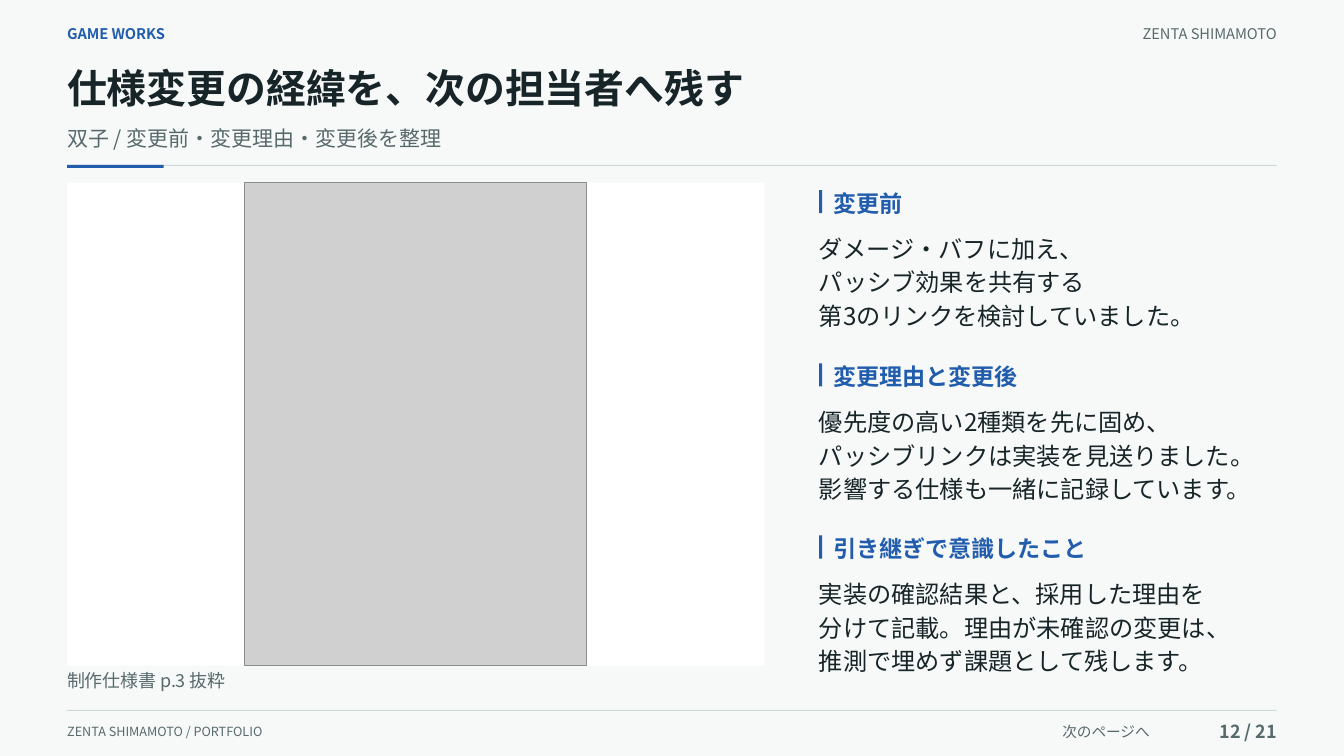
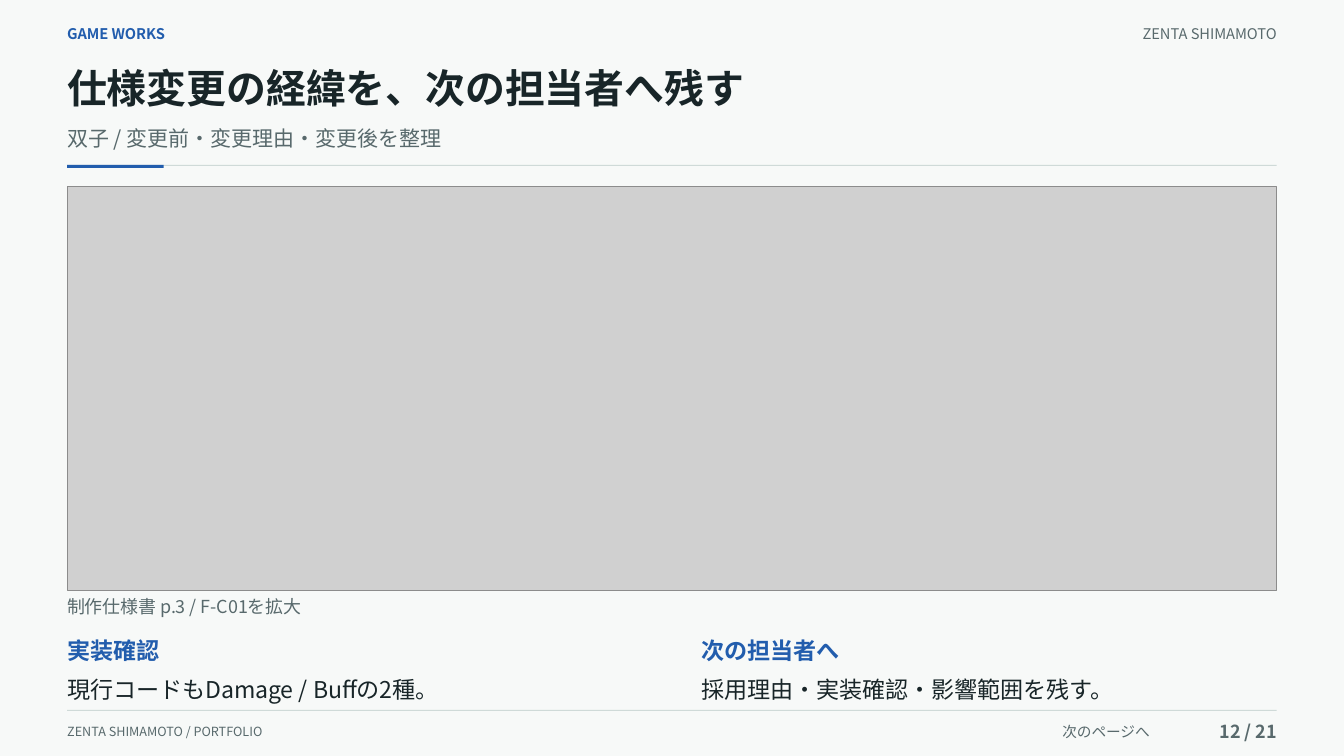
Before and after one commit to kuon-haruto/portfolio, a slide deck: slide 12 of documents/portfolio/島本善太_ポートフォリオ.pptx. Drawn at 1344x756 pixels with LibreOffice and Linux fonts; fonts in the diff are those of the drawing; grey boxes stand for pictures. Boxes give left, top, right and bottom in pixels: in the first picture for what was removed or moved away, otherwise in the second. Text is boxed around its words. In the diff, an @@ line names an element or a change of style, - is before the commit and + after.

```diff
--- a/documents/portfolio/島本善太_ポートフォリオ.pptx
+++ b/documents/portfolio/島本善太_ポートフォリオ.pptx
@@ rectangle removed at box(68, 182, 765, 665) @@
@@ picture added at box(68, 187, 1277, 590) @@
@@ picture removed at box(245, 182, 587, 665) @@
@@ rectangle removed at box(819, 191, 822, 214) @@
@@ text removed at box(834, 192, 903, 214) @@
-変更前
@@ text removed at box(819, 237, 1194, 327) @@
-ダメージ・バフに加え、
-パッシブ効果を共有する
-第3のリンクを検討していました。
@@ rectangle removed at box(819, 363, 822, 386) @@
@@ text removed at box(834, 365, 1018, 387) @@
-変更理由と変更後
@@ text removed at box(819, 410, 1254, 500) @@
-優先度の高い2種類を先に固め、
-パッシブリンクは実装を見送りました。
-影響する仕様も一緒に記録しています。
@@ rectangle removed at box(819, 535, 822, 559) @@
@@ text removed at box(834, 537, 1087, 559) @@
-引き継ぎで意識したこと
@@ text at box(67, 598, 302, 617): text changed @@
-制作仕様書 p.3 抜粋
+制作仕様書 p.3 / F-C01を拡大
@@ text removed at box(819, 582, 1230, 672) @@
-実装の確認結果と、採用した理由を
-分けて記載。理由が未確認の変更は、
-推測で埋めず課題として残します。
@@ text added at box(67, 639, 159, 661), 16.5 pt, text #225DAD, bold @@
+実装確認
@@ text added at box(701, 639, 839, 661), 16.5 pt, text #225DAD, bold @@
+次の担当者へ
@@ text added at box(67, 678, 439, 703), 16.5 pt, text #182528 @@
+現行コードもDamage / Buffの2種。
@@ text added at box(701, 678, 1113, 700), 16.5 pt, text #182528 @@
+採用理由・実装確認・影響範囲を残す。
```
Also in this commit, not shown: 8 other slides changed, 5 other files.
